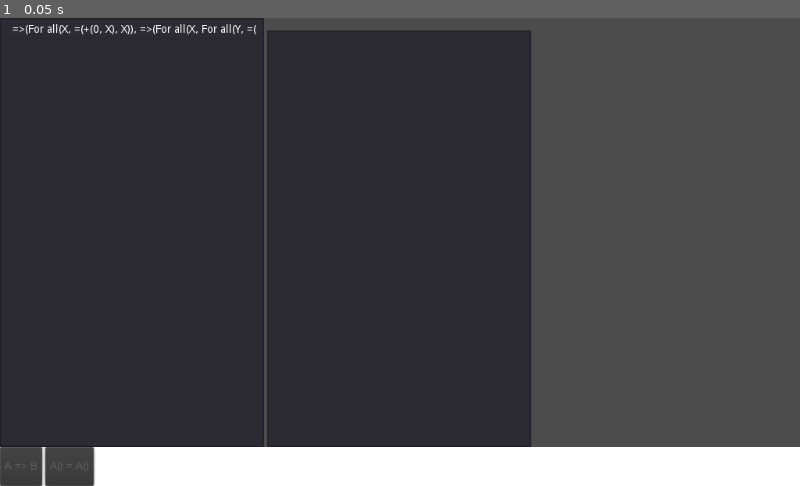
Above: before the commit, frame 1.
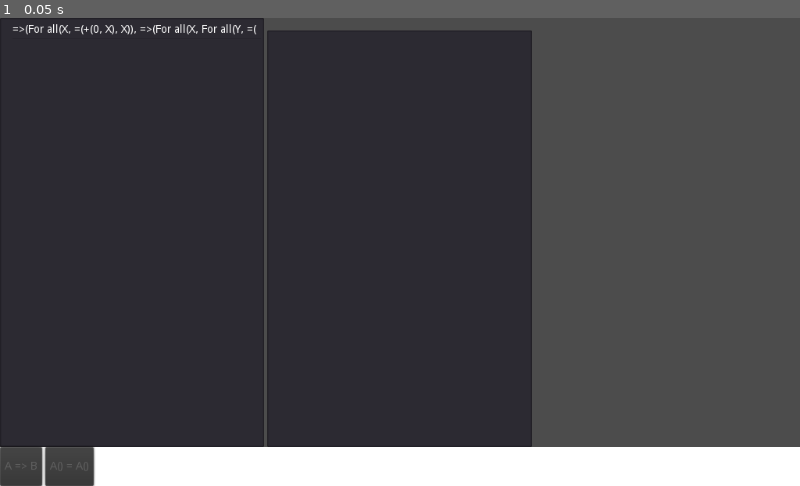
Above: after the commit, the same moment.

Repository: Negabinary/Math-Playground
Game: Godot game, scene res://Main.tscn
Same seed, same stepped clock (60 frames per second), same inputs: the game is played once before the commit and once after it.
Inputs:
- Up to frame 1 (0.05 s): no input

The runs differ from the first frame. In frame 1, 0.1% of the frame differs, in the area x 66-67%, y 2-92%.
Error before the commit: Parse Error: The identifier "MatchingTwo" isn't declared in the current scope. (res://src/visual/assumption_box/AssumptionBox.gd:77)

Commit message:
Added Locator Class
Replaces UniversalLocator for most purposes, prevents a cyclic dependency.

UniveralLocator is now a container class for a statement and a locator; I can't imagine it being long lived.

Diff:
--- a/Assumptions.gd
+++ b/Assumptions.gd
@@ -36,11 +36,6 @@
 		assumption_box.mark_assumptions(selected_item)
 
 
-func mark_assumptions_from_top(statement:Statement, condition_idx:int):
-	for assumption_box in $VBoxContainer.get_children():
-		assumption_box.mark_assumptions_from_top(statement.get_conditions()[condition_idx])
-
-
 func _on_assumption_conclusion_used(assumption, _index):
 	assert (_index == 0)
 	emit_signal("assumption_used", assumption)
--- a/FromTop.gd
+++ /dev/null
@@ -1,25 +0,0 @@
-extends HBoxContainer
-
-signal condition_selected_from_top
-signal save_assumption
-
-
-func _ready():
-	$AssumptionBox.connect("assumption_condition_selected", self, "_on_condition_selected")
-	$AssumptionBox.connect("assumption_work_with", self, "_on_save_assumption")
-
-
-func work_with(assumption:Statement):
-	$AssumptionBox.display_assumption(assumption)
-
-
-func _on_condition_selected(statement:Statement, condition_idx:int):
-	emit_signal("condition_selected_from_top", statement, condition_idx)
-
-
-func use_assumption(assumption:Statement):
-	$AssumptionBox.use_assumption(assumption)
-
-
-func _on_save_assumption(assumption:Statement):
-	emit_signal("save_assumption", assumption)
--- a/Main.gd
+++ b/Main.gd
@@ -2,8 +2,8 @@
 
 
 onready var ui_assumptions := $HBoxContainer/Assumptions
-onready var ui_goals := $HBoxContainer/HBoxContainer/Goals
-onready var ui_proof_tree := $HBoxContainer/HBoxContainer/ProofTree
+onready var ui_goals := $HBoxContainer/Goals
+onready var ui_proof_tree := $HBoxContainer/ProofTree
 onready var ui_buttons := $ColorRect/Buttons
 
 
--- a/Main.tscn
+++ b/Main.tscn
@@ -25,14 +25,7 @@
 
 [node name="Debugger" parent="HBoxContainer" instance=ExtResource( 8 )]
 
-[node name="HBoxContainer" type="HBoxContainer" parent="HBoxContainer"]
-margin_right = 680.0
-margin_bottom = 550.0
-size_flags_horizontal = 3
-size_flags_vertical = 3
-size_flags_stretch_ratio = 2.0
-
-[node name="ProofTree" type="Tree" parent="HBoxContainer/HBoxContainer"]
+[node name="ProofTree" type="Tree" parent="HBoxContainer"]
 margin_right = 338.0
 margin_bottom = 550.0
 size_flags_horizontal = 3
@@ -41,7 +34,7 @@
 "_edit_use_anchors_": false
 }
 
-[node name="Goals" parent="HBoxContainer/HBoxContainer" instance=ExtResource( 5 )]
+[node name="Goals" parent="HBoxContainer" instance=ExtResource( 5 )]
 margin_left = 342.0
 margin_right = 680.0
 
@@ -87,8 +80,10 @@
 margin_bottom = 50.0
 disabled = true
 text = "A() = A()"
-[connection signal="item_selected" from="HBoxContainer/HBoxContainer/ProofTree" to="HBoxContainer/HBoxContainer/ProofTree" method="_on_item_selected"]
-[connection signal="assumption_refine" from="HBoxContainer/Assumptions" to="HBoxContainer/HBoxContainer/ProofTree" method="_on_assumption_refine"]
+
+[node name="ProofDAG" type="Node" parent="."]
+[connection signal="item_selected" from="HBoxContainer/ProofTree" to="HBoxContainer/ProofTree" method="_on_item_selected"]
+[connection signal="assumption_refine" from="HBoxContainer/Assumptions" to="HBoxContainer/ProofTree" method="_on_assumption_refine"]
 [connection signal="equality_used" from="HBoxContainer/Assumptions" to="." method="_on_equality_used"]
-[connection signal="pressed" from="ColorRect/Buttons/Implication" to="HBoxContainer/HBoxContainer/ProofTree" method="_on_Implication_pressed"]
-[connection signal="pressed" from="ColorRect/Buttons/Equality" to="HBoxContainer/HBoxContainer/ProofTree" method="_on_Equality_pressed"]
+[connection signal="pressed" from="ColorRect/Buttons/Implication" to="HBoxContainer/ProofTree" method="_on_Implication_pressed"]
+[connection signal="pressed" from="ColorRect/Buttons/Equality" to="HBoxContainer/ProofTree" method="_on_Equality_pressed"]
--- a/project.godot
+++ b/project.godot
@@ -19,10 +19,20 @@
 "language": "GDScript",
 "path": "res://src/model/expr_item_type.gd"
 }, {
+"base": "Object",
+"class": "Locator",
+"language": "GDScript",
+"path": "res://src/model/locator.gd"
+}, {
 "base": "Node",
 "class": "ProofEntry",
 "language": "GDScript",
 "path": "res://src/model/proof_entry.gd"
+}, {
+"base": "Statement",
+"class": "ProofStep",
+"language": "GDScript",
+"path": "res://src/model/proof/proof_step.gd"
 }, {
 "base": "Object",
 "class": "Statement",
@@ -37,7 +47,9 @@
 _global_script_class_icons={
 "ExprItem": "",
 "ExprItemType": "",
+"Locator": "",
 "ProofEntry": "",
+"ProofStep": "",
 "Statement": "",
 "UniversalLocator": ""
 }
--- /dev/null
+++ b/src/model/locator.gd
@@ -0,0 +1,50 @@
+extends Object
+class_name Locator
+
+
+var root_expr_item : ExprItem
+var expr_item : ExprItem
+var indeces : Array
+
+
+func _init(new_root_expr_item, new_indeces:=[], new_expr_item:ExprItem=null):
+	root_expr_item = new_root_expr_item
+	indeces = new_indeces
+	if new_expr_item == null:
+		expr_item = new_root_expr_item
+	else:
+		expr_item = new_expr_item
+
+
+func get_indeces():
+	return indeces
+
+
+func is_root():
+	return indeces == []
+
+
+func get_root():
+	return root_expr_item
+
+
+func get_expr_item() -> ExprItem:
+	return expr_item
+
+
+func get_child_count() -> int:
+	return expr_item.get_child_count()
+
+
+func get_type() -> ExprItemType:
+	return expr_item.get_type()
+
+
+func get_child(idx:int) -> Locator:
+	var new_indeces := indeces.duplicate()
+	new_indeces.push_back(idx)
+	return get_script().new(expr_item, new_indeces, expr_item.get_child(idx))
+
+
+func _to_string():
+	return expr_item.to_string()
--- a/src/model/statement.gd
+++ b/src/model/statement.gd
@@ -7,14 +7,14 @@
 var root : ExprItem
 var conditions : Array # <UniversalLocator>
 var definitions : Array # <ExprItemType>
-var conclusion : UniversalLocator
+var conclusion : Locator
 
 
 func _init(new_root:ExprItem):
 	root = new_root
 	definitions = []
 	conditions = []
-	var locator := UniversalLocator.new(self)
+	var locator := Locator.new(root)
 	while (
 			locator.get_type() == GlobalTypes.FORALL
 			or locator.get_type() == GlobalTypes.IMPLIES):
@@ -61,7 +61,7 @@
 	return root
 
 
-func get_conclusion() -> UniversalLocator:
+func get_conclusion() -> Locator:
 	return conclusion
 
 
--- a/src/model/universal_locator.gd
+++ b/src/model/universal_locator.gd
@@ -1,43 +1,39 @@
 extends Object
 class_name UniversalLocator
 
-var statement
-var indeces : Array
-var missing_children := 0
-var expr_item : ExprItem
+var statement : Statement
+var locator : Locator
 
 
-func _init(new_expr, new_indeces:=[], new_expr_item:ExprItem=null, new_missing_children:=0):
-	statement = new_expr
-	indeces = new_indeces
-	if new_expr_item == null:
-		expr_item = new_expr.as_expr_item()
+func _init(new_statement, new_locator:Locator=null):
+	statement = new_statement
+	if new_locator == null:
+		locator = Locator.new(new_statement.as_expr_item())
 	else:
-		expr_item = new_expr_item
-	missing_children = new_missing_children
+		locator = new_locator
 
 
 func get_indeces():
-	return indeces
+	return locator.get_indeces()
 
 
 func is_root():
-	return indeces == []
+	return locator.is_root()
 
 
 func get_type() -> ExprItemType:
-	return expr_item.get_type()
+	return locator.get_type()
 
 
 func get_expr_item() -> ExprItem:
-	return expr_item
+	return locator.get_expr_item()
 
 
 func get_child_count() -> int:
-	return expr_item.get_child_count()
+	return locator.get_child_count()
 
 
-func get_statement():
+func get_statement() -> Statement:
 	return statement
 
 
@@ -46,20 +42,8 @@
 
 
 func get_child(idx:int) -> UniversalLocator:
-	var new_indeces := indeces.duplicate()
-	new_indeces.push_back(idx)
-	return get_script().new(statement, new_indeces, expr_item.get_child(idx))
-
-
-func abandon_lowest(idx:int) -> UniversalLocator:
-	assert (idx <= get_child_count())
-	return get_script().new(
-		statement,
-		indeces,
-		expr_item.abandon_lowest(idx),
-		idx + missing_children
-	)
+	return get_script().new(statement, locator.get_child(idx))
 
 
 func _to_string():
-	return expr_item.to_string()
+	return locator.to_string()
--- a/src/visual/assumption_box/AssumptionBox.gd
+++ b/src/visual/assumption_box/AssumptionBox.gd
@@ -16,7 +16,7 @@
 
 	var definitions := new_assumption.get_definitions()
 	var conditions := new_assumption.get_conditions()
-	var conclusion:UniversalLocator = new_assumption.get_conclusion()
+	var conclusion:Locator = new_assumption.get_conclusion()
 
 	if definitions.size() == 0:
 		$VBoxContainer/With.hide()
@@ -41,18 +41,18 @@
 		$VBoxContainer/Equals.show()
 		$VBoxContainer/Equalities.show()
 		$VBoxContainer/Conclusion.hide()
-		$VBoxContainer/Equalities.add_equalities(conclusion)
+		$VBoxContainer/Equalities.add_equalities(UniversalLocator.new(assumption, conclusion))
 	else:
 		$VBoxContainer/Equals.hide()
 		$VBoxContainer/Equalities.hide()
 		$VBoxContainer/Conclusion.show()
 		$VBoxContainer/Conclusion.add_item(conclusion.to_string())
-		$VBoxContainer/Conclusion.conclusion = conclusion
+		$VBoxContainer/Conclusion.conclusion = UniversalLocator.new(assumption, conclusion)
 
 
 func _update_conditions(conditions:Array):
 	for i in conditions.size():
-		var condition : UniversalLocator = conditions[i]
+		var condition : UniversalLocator = UniversalLocator.new(assumption, conditions[i])
 		$VBoxContainer/Conditions.add_item(condition.to_string())
 
 
@@ -68,15 +68,6 @@
 			$VBoxContainer/Conclusion.modulate = Color.green
 		else:
 			$VBoxContainer/Conclusion.modulate = Color.white
-
-
-func use_assumption(using_assumption:Statement):
-	var selected_conditions = $VBoxContainer/Conditions.get_selected_items()
-	if selected_conditions.size() == 1:
-		var selected_condition:int = selected_conditions[0]
-		var matching := MatchingTwo.new(assumption.get_conditions()[selected_condition], using_assumption.conclusion)
-		var new_statement = assumption.deep_replace_types(matching.get_alpha_replacements(), matching.get_alpha_new_definitions())
-		display_assumption(new_statement)
 
 
 func _on_Conditions_item_selected(index):
